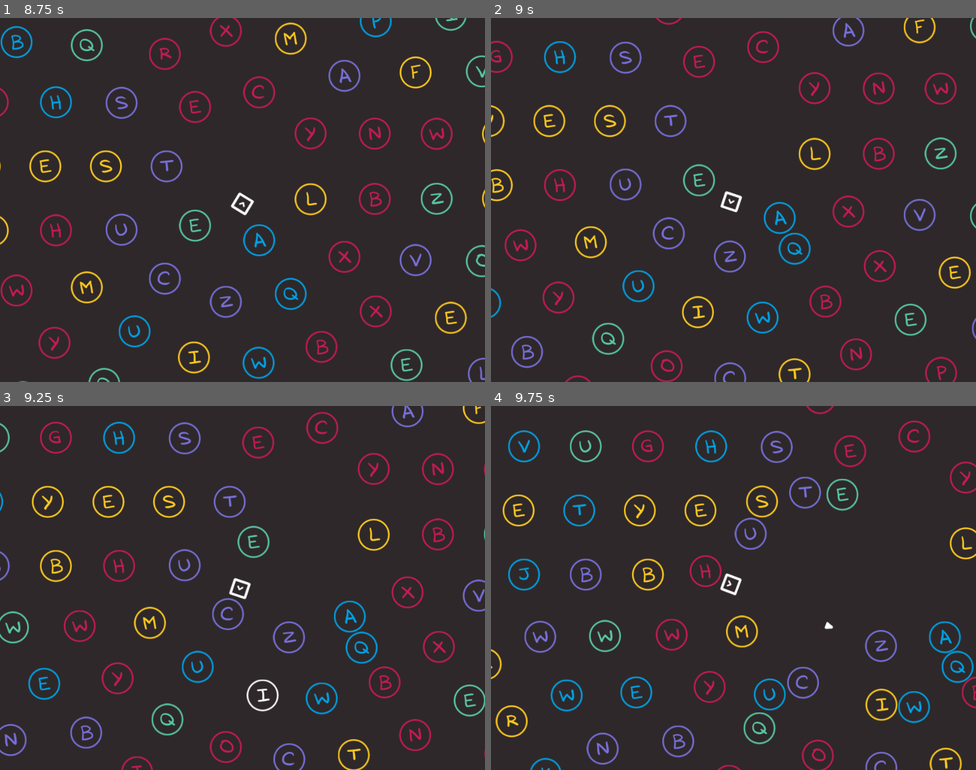
Above: before the commit, frames 1-4 (two rows, left to right).
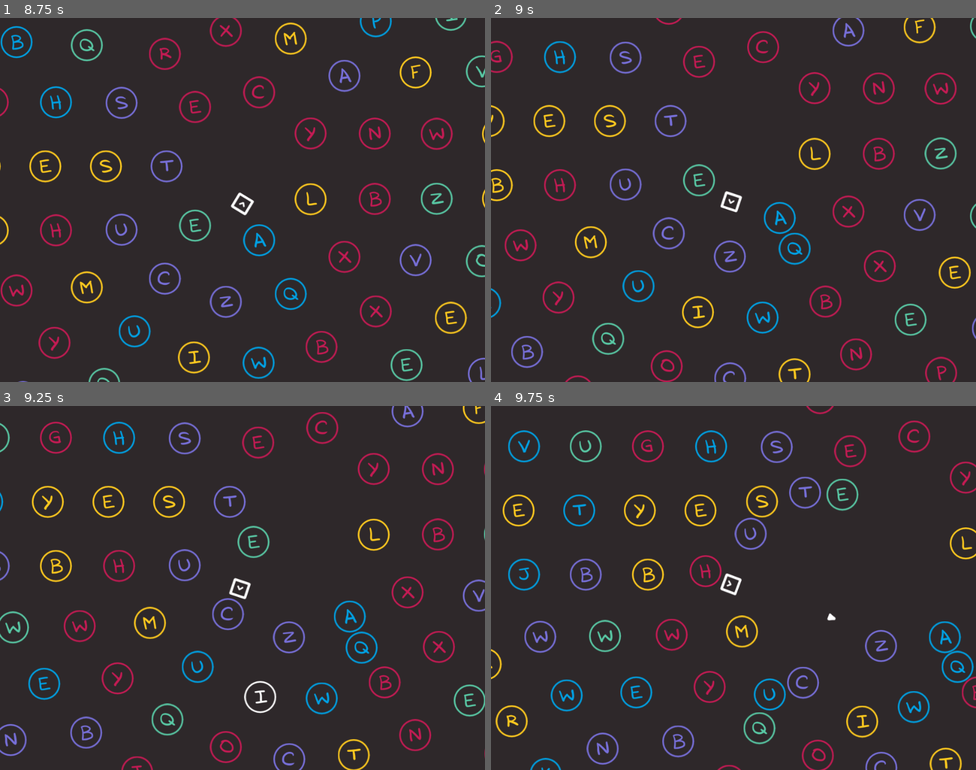
Above: after the commit, the same moments.

Repository: gontzalve/SSLS
Game: Godot game, scene res://scenes/game/main/main.tscn
Same seed, same stepped clock (60 frames per second), same inputs: the game is played once before the commit and once after it.
Inputs (mouse positions are in pixels of both pictures, inside the frame that each line leads up to):
- Up to frame 1 (8.75 s): tap Enter at 0.5, 7.25 s; move the mouse to (349, 181) at 0.52 s; hold D (move_right) 0.53-1.28 s; click (349, 181) at 0.6 s; tap Space at 1.25 s; move the mouse to (145, 218) at 1.27 s; hold S (move_down) 1.28-2.03 s; click (145, 218) at 1.35 s; move the mouse to (291, 119) at 2.02 s; hold D (move_right) 2.03-2.78 s; tap Mouse wheel up (zoom_in) at 2.1, 5.1, 8.1 s; click (291, 119) at 2.3 s; move the mouse to (218, 272) at 2.77 s; hold W (move_up) 2.78-3.53 s; tap Mouse wheel down (zoom_out) at 2.85, 5.85 s; click (218, 272) at 3.05 s; move the mouse to (388, 254) at 3.52 s; hold A (move_left) 3.53-5.03 s; click (388, 254) at 3.6 s; move the mouse to (97, 145) at 4.27 s; click (97, 145) at 4.35 s; move the mouse to (266, 200) at 5.02 s; hold S (move_down) 5.03-5.78 s; click (266, 200) at 5.3 s; move the mouse to (169, 109) at 5.77 s; hold D (move_right) 5.78-6.53 s; click (169, 109) at 6.05 s; move the mouse to (349, 181) at 6.52 s; hold W (move_up) 6.53-7.28 s; click (349, 181) at 6.6 s; move the mouse to (145, 218) at 7.27 s; hold D (move_right) 7.28-8.03 s; click (145, 218) at 7.35 s; move the mouse to (291, 119) at 8.02 s; hold S (move_down) from 8.03 s (still down); click (291, 119) at 8.3 s
- Up to frame 2 (9 s): move the mouse to (709, 272) at 8.77 s; release S (move_down) at 8.78 s; hold A (move_left) from 8.78 s (still down); tap Mouse wheel down (zoom_out) at 8.85 s
- Up to frame 3 (9.25 s): keep holding A (move_left); click (218, 660) at 9.05 s
- Up to frame 4 (9.75 s): move the mouse to (879, 642) at 9.52 s; release A (move_left) at 9.53 s; hold W (move_up) from 9.53 s (still down); click (879, 642) at 9.6 s

Frames 1-2 are identical in both runs. In frame 3, 0.3% of the frame differs, in the area x 50-58%, y 75-85%; in frame 4, 0.5%, in the area x 68-91%, y 56-92%.

Commit message:
Change shooting type and and inaccuracy

Diff:
--- a/scenes/game/player/player.gd
+++ b/scenes/game/player/player.gd
@@ -7,6 +7,7 @@
 @export var movement_acceleration: float
 
 var allowed_input: bool
+var is_shooting: bool
 
 const MOVE_LEFT_ACTION: String = "move_left"
 const MOVE_RIGHT_ACTION: String = "move_right"
@@ -14,10 +15,12 @@
 const MOVE_DOWN_ACTION: String = "move_down"
 
 const SHOOT_ACTION: String = "shoot"
+const SHOOT_COOLDOWN: float = 0.1
+const SHOOT_INACCURACY: float = 10 # in degree angles
 
 
 func _ready() -> void:
-	pass
+	is_shooting = false
 
 
 func _process(delta: float) -> void:
@@ -79,9 +82,12 @@
 
 
 func _check_shooting_input() -> void:
-	if Input.is_action_just_pressed(SHOOT_ACTION):
+	if is_shooting:
+		return
+	if Input.is_action_pressed(SHOOT_ACTION):
 		var shooting_dir: Vector2 = _get_shooting_direction()
-		_shoot(shooting_dir)
+		var final_shooting_dir: Vector2 = _get_shooting_direction_with_randomness(shooting_dir)
+		_shoot(final_shooting_dir)
 
 
 func _get_shooting_direction() -> Vector2:
@@ -91,8 +97,18 @@
 
 
 func _shoot(direction: Vector2) -> void:
+	is_shooting = true
 	shot_fired.emit($ShootingPivot.global_position, direction)
 	_tween_player_arrow()
+	await get_tree().create_timer(SHOOT_COOLDOWN).timeout
+	is_shooting = false
+
+
+func _get_shooting_direction_with_randomness(shooting_direction: Vector2) -> Vector2:
+	var offset_angle: float = deg_to_rad(randf_range(-10.0, 10.0))
+	var random_x: float = cos(offset_angle) * shooting_direction.x - sin(offset_angle) * shooting_direction.y
+	var random_y: float = sin(offset_angle) * shooting_direction.x + cos(offset_angle) * shooting_direction.y
+	return Vector2(random_x, random_y).normalized()
 
 
 func _tween_player_arrow() -> void:
